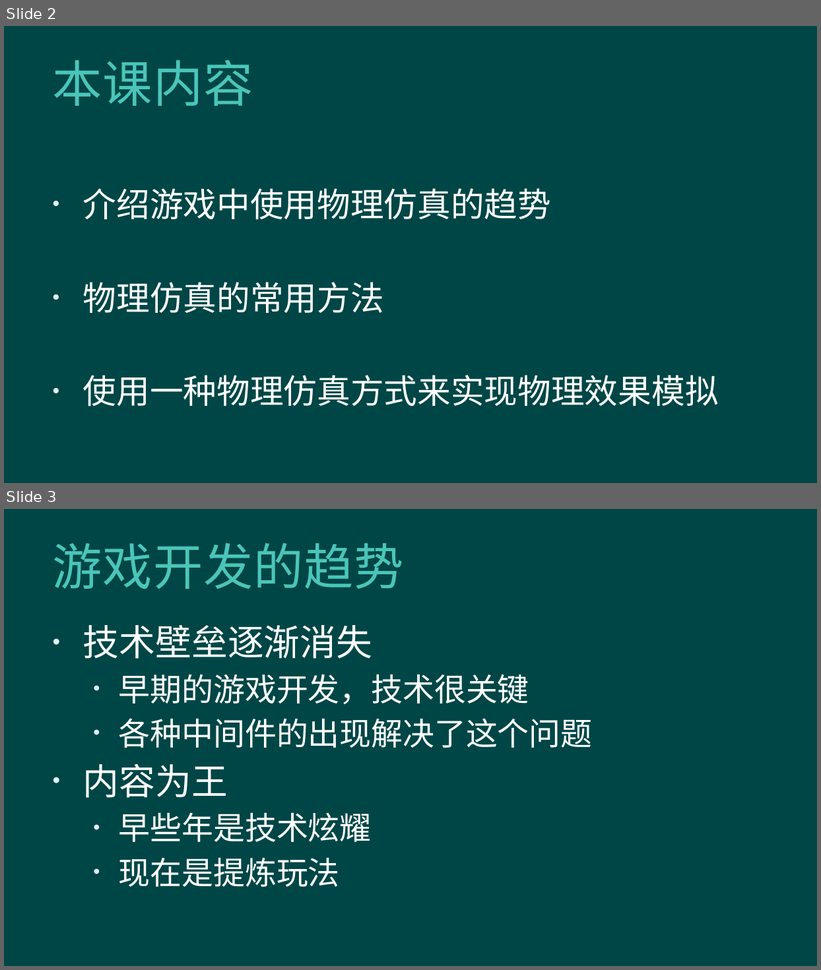
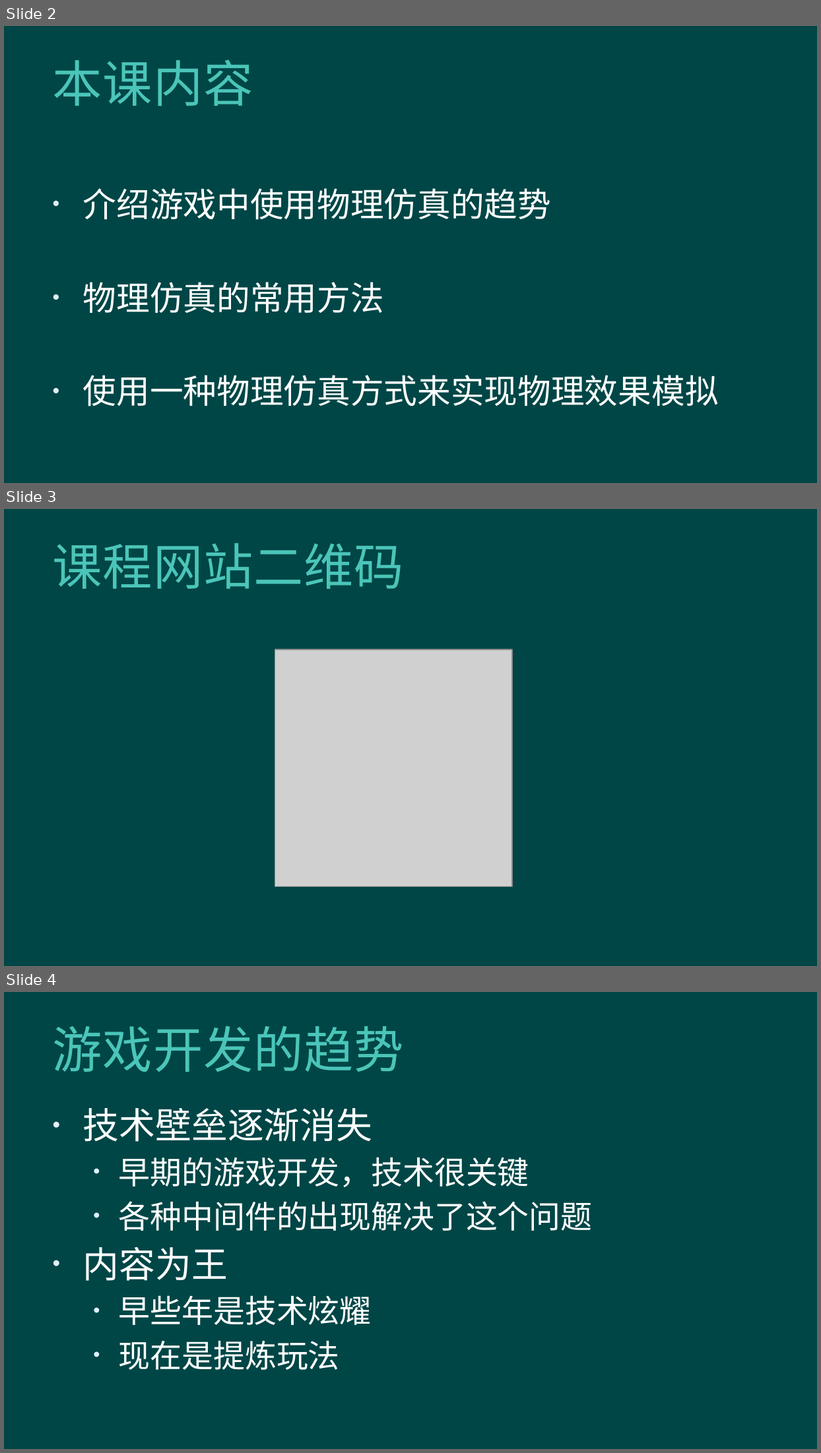
Before and after one commit to hanhonglei/Course_GamePhysics, a slide deck: Slides/1 概述/1 概述.pptx. Shown one above the other, each under a label of ours: slides 2 and 3 before the commit, slides 2, 3 and 4 after it. The pictures are 821x970 and 821x1453 pixels, drawn with LibreOffice and Linux fonts; fonts in the diff are those of the drawing; grey boxes stand for pictures; background and template pictures are left out. Boxes give left, top, right and bottom in pixels: in the first picture for what was removed or moved away, otherwise in the second. Text is boxed around its words. In the diff, an @@ line names an element or a change of style, - is before the commit and + after.

```diff
--- a/Slides/1 概述/1 概述.pptx
+++ b/Slides/1 概述/1 概述.pptx
@@ slide 3 added at [4,509,817,966], background #004646 @@
@@ title added at [53,543,404,589], 44 pt, text #4BC5B9 @@
+课程网站二维码
@@ picture added at [275,650,512,887] @@
@@ what was slide 3 is now slide 4 @@
```
Also in this commit, not shown: 7 other files.
